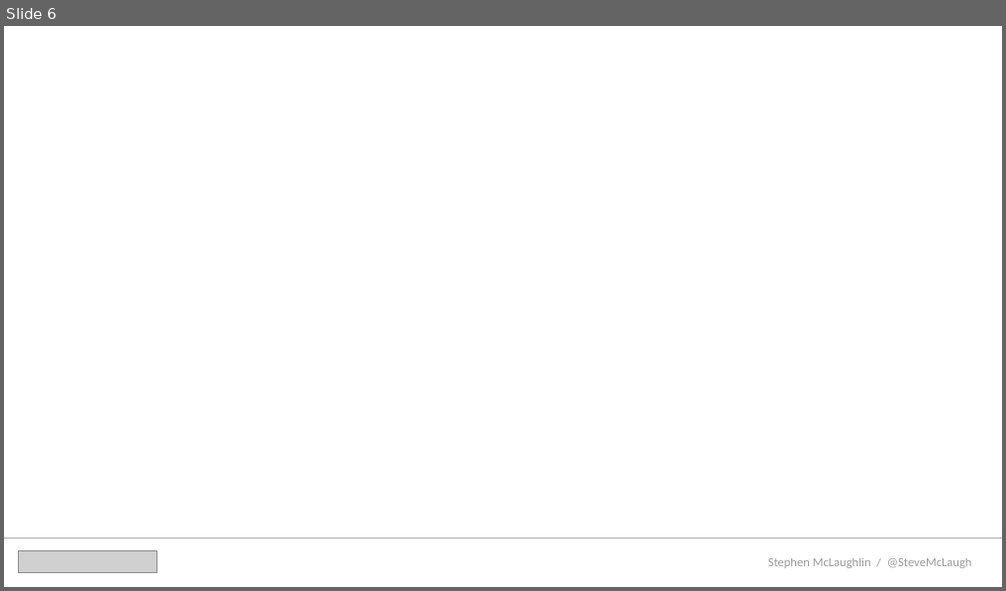
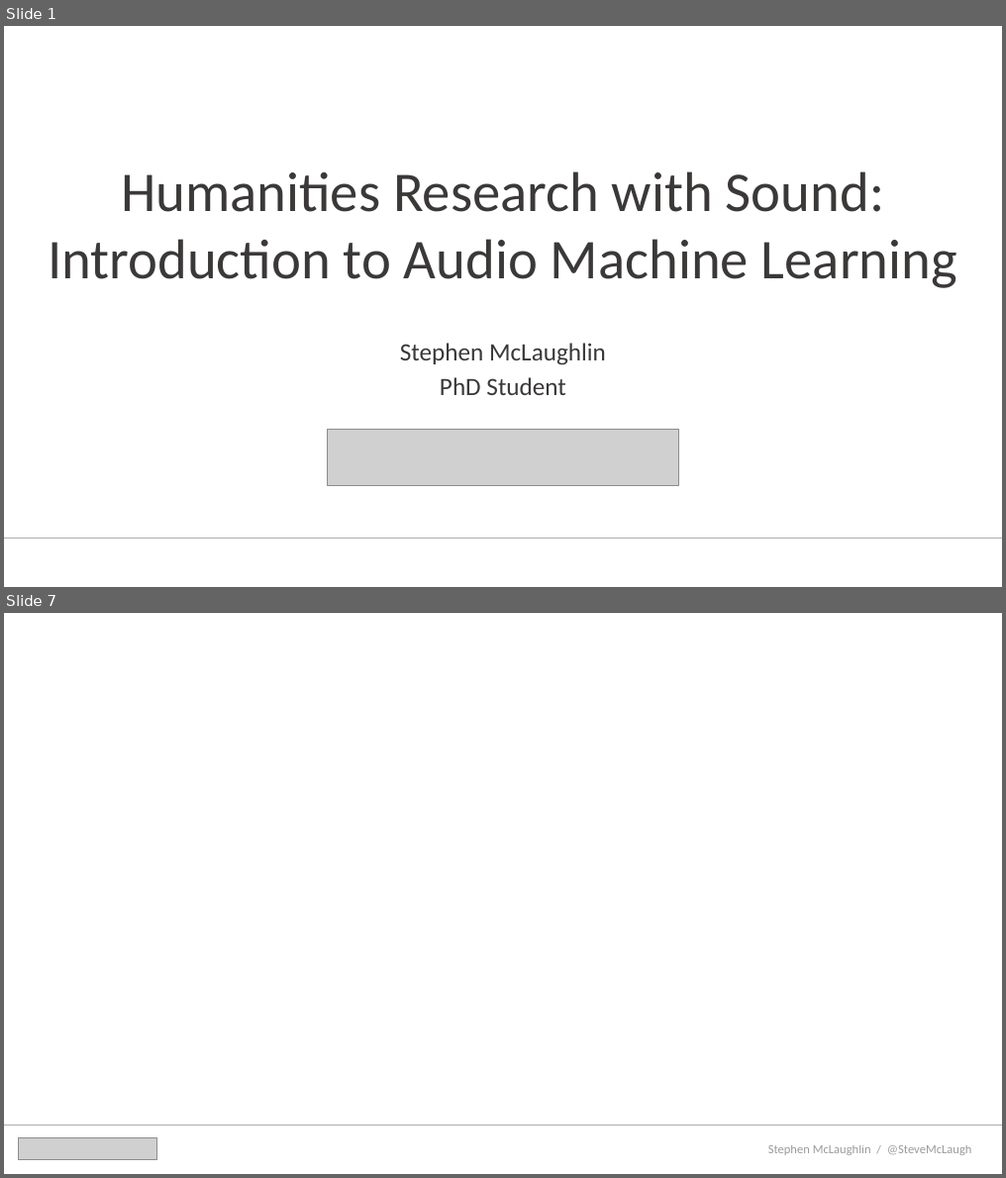
Before and after one commit to stevemclaugh/HILT-Audio-ML, a slide deck: Slides/Day_1.pptx. Shown one above the other, each under a label of ours: slide 6 before the commit, slides 1 and 7 after it; the slides between them are not shown. The pictures are 1006x591 and 1006x1178 pixels, drawn with LibreOffice and Linux fonts; fonts in the diff are those of the drawing; grey boxes stand for pictures; background and template pictures are left out. Boxes give left, top, right and bottom in pixels: in the first picture for what was removed or moved away, otherwise in the second. Text is boxed around its words. In the diff, an @@ line names an element or a change of style, - is before the commit and + after.

```diff
--- a/Slides/Day_1.pptx
+++ b/Slides/Day_1.pptx
@@ slide 1 added at <box>4,26,1002,587</box>, background #FFFFFF @@
@@ title added at <box>48,172,957,288</box>, 54 pt, text #3B3838 @@
+Humanities Research with Sound:
+Introduction to Audio Machine Learning
@@ subtitle added at <box>400,343,606,395</box>, 24 pt, text #3B3838 @@
+Stephen McLaughlin
+PhD Student
@@ picture added at <box>327,430,679,485</box> @@
@@ line added from (4, 538) to (1002, 538), #AFABAB 0.5 pt @@
@@ what was slide 6 is now slide 7 @@
```
Also in this commit, not shown: 13 slides changed, 5 other slides added, 2 other files.
